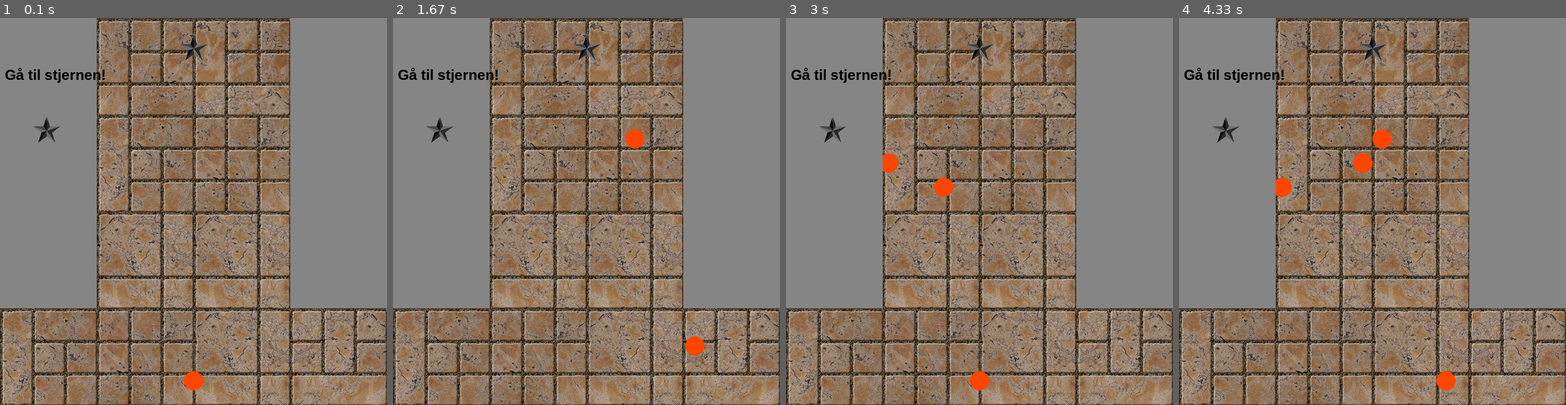
Above: before the commit, frames 1-4 (left to right).
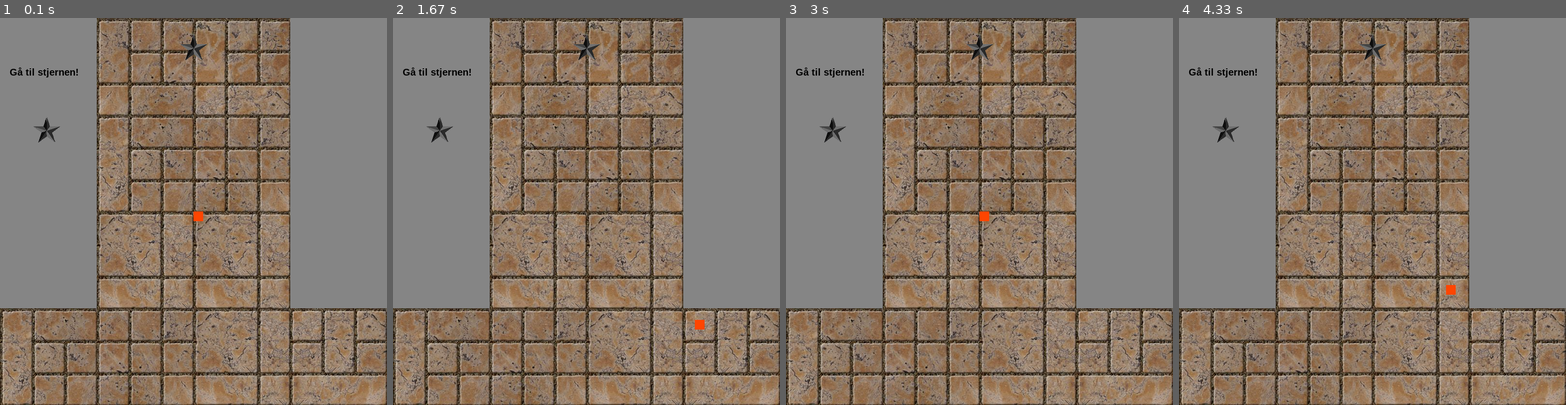
Above: after the commit, the same moments.

Repository: Kr1nsopongis/IT2
Game: pygame game, started from PYGAME/Pygame.py
Same seed, same stepped clock (60 frames per second), same inputs: the game is played once before the commit and once after it.
Inputs:
- Up to frame 1 (0.1 s): no input
- Up to frame 2 (1.67 s): hold Right 0.33-0.8 s; hold Up 0.83-1.13 s; hold Right 1.17-1.63 s
- Up to frame 3 (3 s): hold Left 1.67-2.2 s; hold Down 2.23-2.53 s; hold Left 2.57-2.97 s
- Up to frame 4 (4.33 s): hold Right 3.4-4.03 s

The runs differ from the first frame. In frame 1, 0.6% of the frame differs, in the area x 1-53%, y 12-97%; in frame 2, 0.8%; in frame 3, 1.0%; in frame 4, 1.2%, in the area x 1-72%, y 12-97%.

Commit message:
Bytter ut class med sprite. Dette var vanskelig

Diff:
--- a/PYGAME/Pygame.py
+++ b/PYGAME/Pygame.py
@@ -26,7 +26,7 @@
 stjerne = pygame.transform.scale(stjerne, (60,60))
 
 
-font = pygame.font.SysFont("Arial",30, bold = True)
+font = pygame.font.SysFont("Arial",20, bold = True)
 
 screen = pygame.display.set_mode((800, 800))
 
@@ -38,78 +38,95 @@
 def printBilde(bilde,x,y):
    screen.blit(bilde,(x,y))
 
+# def finnAvstand(ball, ball2):
+#   xAvstand2 = (ball.x - ball2.x)**2  # x-avstand i andre
+#   yAvstand2 = (ball.y - ball2.y)**2  # y-avstand i andre
+#   avstand = m.sqrt(xAvstand2 + yAvstand2)
+#   print(avstand)
+
+  # if avstand == 0:
+  #  print("game over")
+  #  pygame.quit
 
 
 
-class Ball:
-  """Klasse for å representere en ball"""
-  def __init__(self, x, y, xFart, yFart, radius, vindusobjekt):
-    """Konstruktør"""
+
+class Ball(pygame.sprite.Sprite):
+
+  def __init__(self, x, y,lengde,bredde, xFart, yFart, rect):
+    pygame.sprite.Sprite.__init__(self)
     self.x = x
     self.y = y
+    self.lengde = lengde
+    self.bredde = bredde
     self.xFart = xFart
     self.yFart = yFart
-    self.radius = radius
-    self.vindusobjekt = vindusobjekt
+    self.rect = pygame.Rect(self.x,self.y,10,10)
+
 
   def tegn(self):
     """Metode for å tegne ballen"""
-    pygame.draw.circle(self.vindusobjekt, (255, 69, 0), (self.x, self.y), self.radius)
+    pygame.draw.rect(screen, (255, 69, 0), pygame.Rect(self.x,self.x,self.lengde,self.bredde))
 
 
 
   def flytt(self, taster):
-    if taster[K_UP] and self.y > 0+self.radius/2:
+    if taster[K_UP] and self.y > 0:
       self.y -= self.yFart
-    if taster[K_DOWN] and self.y < 800-self.radius/2:
+    if taster[K_DOWN] and self.y < 800:
       self.y += self.yFart
-    if taster[K_LEFT] and self.x > 0+self.radius/2:
+    if taster[K_LEFT] and self.x > 0:
       self.x -= self.xFart
-    if taster[K_RIGHT] and self.x < 800-self.radius/2:
+    if taster[K_RIGHT] and self.x < 800:
       self.x += self.xFart
+
+  def kollisjonsSkjekk(self):
+    if pygame.sprite.spritecollide(self,baller,True):
+      print("Hello")
+      pygame.quit()
 
 
 
-class Ball2(Ball):
-  def __init__(self, x, y, xFart, yFart, radius, vindusobjekt):
-    super().__init__(x, y, xFart, yFart, radius, vindusobjekt)
+
+class Ball2(Ball,pygame.sprite.Sprite):
+  def __init__(self, x, y,lengde,bredde, xFart, yFart, vindusobjekt):
+    super().__init__(x, y, xFart, yFart,lengde,bredde, vindusobjekt)
+    pygame.sprite.Sprite.__init__(self)
     self.x = x
     self.y = y
+    self.lengde = lengde
+    self.bredde = bredde
     self.xFart = xFart
     self.yFart = yFart
-    self.radius = radius
     self.vindusobjekt = vindusobjekt
 
-  def flytt(self):
-    if ((self.x - self.radius) <= 0) or ((self.x + self.radius) >= self.vindusobjekt.get_width()):
-      self.xFart = -self.xFart
-      print(self.xFart)
 
-    if ((self.y - self.radius) <= 0) or ((self.y + self.radius) >= self.vindusobjekt.get_height()):
-      self.yFart = -self.yFart
+  # def flytt(self):
+  #   if ((self.x - self.radius) <= 0) or ((self.x + self.radius) >= self.vindusobjekt.get_width()):
+  #     self.xFart = -self.xFart
+  #     print(self.xFart)
+
+  #   if ((self.y - self.radius) <= 0) or ((self.y + self.radius) >= self.vindusobjekt.get_height()):
+  #     self.yFart = -self.yFart
 
   def fart(self):
     self.x += self.xFart
     self.y += self.yFart
-  #  def flytt(self, taster):
-  #   if taster[K_w] and self.y > 0+self.radius/2:
-  #     self.y -= self.yFart
-  #   if taster[K_s] and self.y < 800-self.radius/2:
-  #     self.y += self.yFart
-  #   if taster[K_a] and self.x > 0+self.radius/2:
-  #     self.x -= self.xFart
-  #   if taster[K_d] and self.x < 800-self.radius/2:
-  #     self.x += self.xFart
 
-
+baller = pygame.sprite.Group()
+spiller = pygame.sprite.Group()
 
 # Lager et Ball-objekt
-ball = Ball(400, 750, 4, 4 , 20, screen)
-ball2 = Ball2(100, 250, 4, 0, 20, screen)
-ball3 = Ball2(100, 300, 7, 0, 20, screen)
-ball4 = Ball2(100, 350, 6.3, 0, 20, screen)
+ball = Ball(400, 750, 20, 20, 4, 4 , screen)
+ball2 = Ball2(100, 250, 20, 20, 0, 0, screen)
+ball3 = Ball2(100, 300,20, 20, 0, 0, screen)
+ball4 = Ball2(100, 350,20, 20, 0, 0, screen)
 
+baller.add(ball2)
+baller.add(ball3)
+baller.add(ball4)
 
+spiller.add(ball)
 
 fortsett = True
 while fortsett:
@@ -134,47 +151,32 @@
 
 
 
-    # def finnAvstand(ball, ball2):
-    #     xAvstand2 = (ball.x - ball2.x)**2  # x-avstand i andre
-    #     yAvstand2 = (ball.y - ball2.y)**2  # y-avstand i andre
-    #     avstand = m.sqrt(xAvstand2 + yAvstand2)
-
-    #     # print(avstand)
-
-    #     if avstand <= ball.radius+ball2.radius:
-
-    #        ball.xFart = -ball.xFart*1.01
-    #        ball.yFart = -ball.yFart*1.01
-    #        ball2.xFart = -ball2.xFart
-    #        ball2.yFart = -ball2.yFart
+    trykkede_taster = pygame.key.get_pressed()
 
 
 
+    ball.flytt(trykkede_taster)
+    ball.tegn()
 
-    #     return avstand
+    ball.kollisjonsSkjekk()
 
-    trykkede_taster = pygame.key.get_pressed()
 
-    # finnAvstand(ball, ball2)
+    ball2.fart()
+    ball2.tegn()
 
-    ball.flytt(trykkede_taster)
-    ball2.flytt()
-    ball2.fart()
-    ball3.flytt()
+
     ball3.fart()
     ball3.tegn()
-    ball4.flytt()
+
+
     ball4.fart()
     ball4.tegn()
-    ball.tegn()
-    ball2.tegn()
 
     printBilde(stjerne,370,30)
 
-
     pygame.draw.rect(screen, (133,133,133), pygame.Rect(0, 0, 200, 600))
     pygame.draw.rect(screen, (133,133,133), pygame.Rect(600,0, 200, 600))
-    SkrivTekst("Gå til stjernen!",font,(0,0,0), 10,100)
+    SkrivTekst("Gå til stjernen!",font,(0,0,0), 20,100)
     printBilde(stjerne,66,200)
 
 
